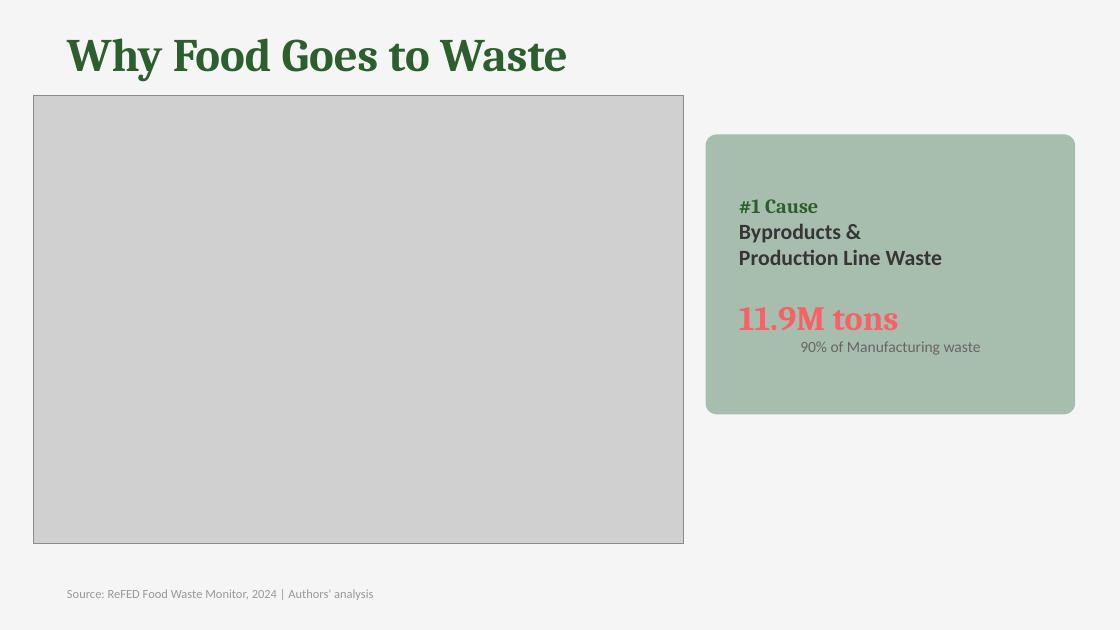
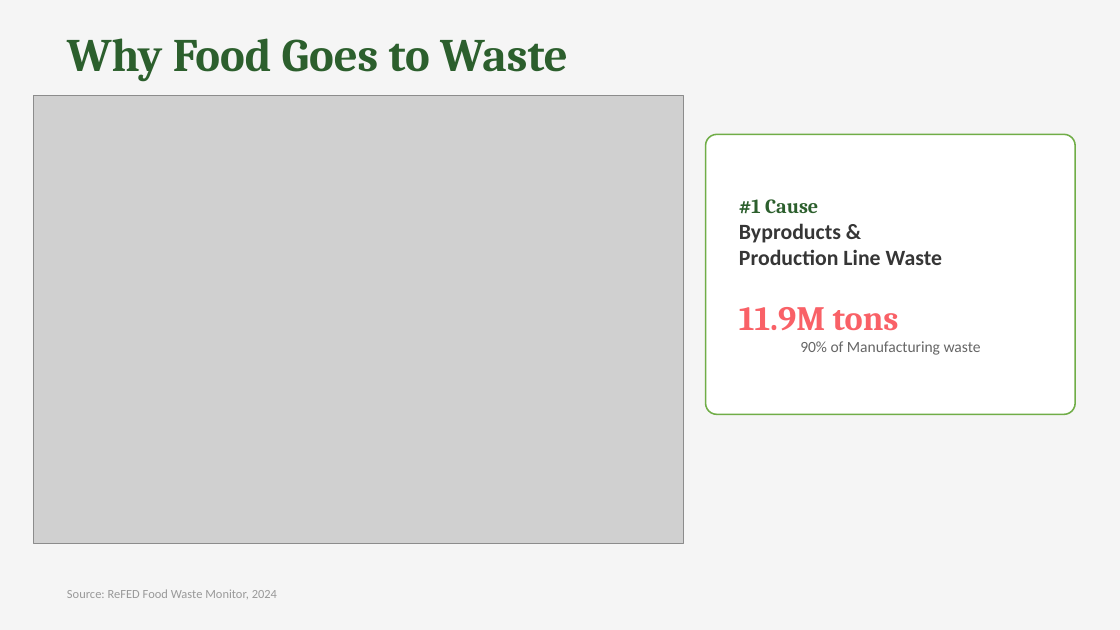
Before and after one commit to Asbetos/Datathon-Spring-2026, a slide deck: slide 6 of outputs/final/presentation.pptx. Drawn at 1120x630 pixels with LibreOffice and Linux fonts; fonts in the diff are those of the drawing; grey boxes stand for pictures. Boxes give left, top, right and bottom in pixels: in the first picture for what was removed or moved away, otherwise in the second. Text is boxed around its words. In the diff, an @@ line names an element or a change of style, - is before the commit and + after.

```diff
--- a/outputs/final/presentation.pptx
+++ b/outputs/final/presentation.pptx
@@ rounded rectangle at [706, 134, 1075, 414]: fill #A7BEAE to #FFFFFF; outline none to #70AD47 1 pt @@
@@ text at [67, 589, 277, 599]: text changed @@
-Source: ReFED Food Waste Monitor, 2024 | Authors' analysis
+Source: ReFED Food Waste Monitor, 2024
```
Also in this commit, not shown: 10 other slides changed.
